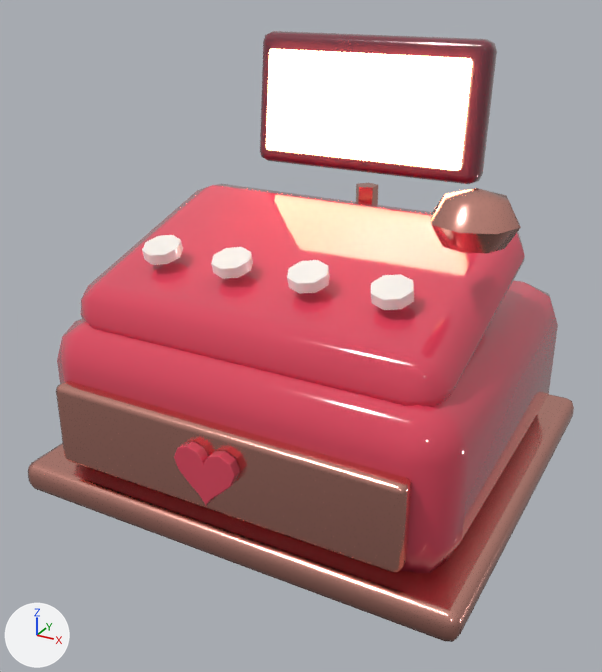
The glTF model public/assets/interiors/cafe/register_retro.glb, before and after one commit.
Both versions are drawn from a 50 mm lens placed at (0.349, -0.675, 0.472), pointed at (-0.004, -0.034, 0.152). Every picture has the same lights, and +X, +Y and +Z are marked at lower left. The picture after the commit comes second.

The older version as bpy lines, for what is in view:
```python
mat_accent2_004 = principled_material('accent2.004')
mat_accent2_004.base_color = (0.745, 0.0513, 0.102)  # red #e0405a
mat_accent2_004.roughness = 0.08
mat_accent2_004.coat_weight = 1.0
mat_accent2_004.coat_roughness = 0.02
mat_deep_004 = principled_material('deep.004')
mat_deep_004.base_color = (0.195, 0.0232, 0.0423)  # dark red #7a2a3a
mat_deep_004.roughness = 0.12
mat_deep_004.coat_weight = 1.0
me_register_retro = bpy.data.meshes.new('register_retro')
me_register_retro.from_pydata(...)  # 820 vertices, 1556 faces; spans x -0.22..0.22, y -0.205..0.2, z 0.005..0.415
# faces by material slot: [676, 280, 384, 108, 108]
me_register_retro.materials.append(mat_accent2_004)  # red #e0405a
me_register_retro.materials.append(mat_trim_004)  # pink #f0aa9c
me_register_retro.materials.append(mat_white_004)  # white #fffaf6
me_register_retro.materials.append(mat_deep_004)  # dark red #7a2a3a
me_register_retro.materials.append(mat_glow_004)  # beige #ffe0b0, glowing beige #ffe0b0
ob_register_retro = bpy.data.objects.new('register_retro', me_register_retro)
ob_register_retro.location = (0.0, 0.0, 0.0)
```
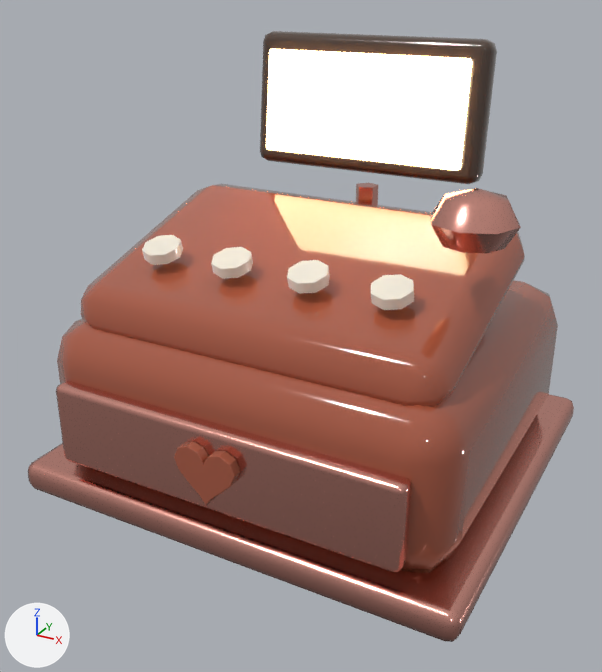
Changed parts and their boxes [x1, y1, x2, y2] in the pictures (602 x 672 px):
'register_retro', recoloured (red to brown)
    both: [57, 31, 558, 612]

What the commit changed:
Material 'accent2.004' (mat_accent2_004) changes colour from red #e0405a to brown #a8553b; in linear values from (0.745, 0.0513, 0.102) to (0.392, 0.0908, 0.0437).
Material 'deep.004' (mat_deep_004) changes colour from dark red #7a2a3a to brown #4a3426; in linear values from (0.195, 0.0232, 0.0423) to (0.0685, 0.0343, 0.0194).
